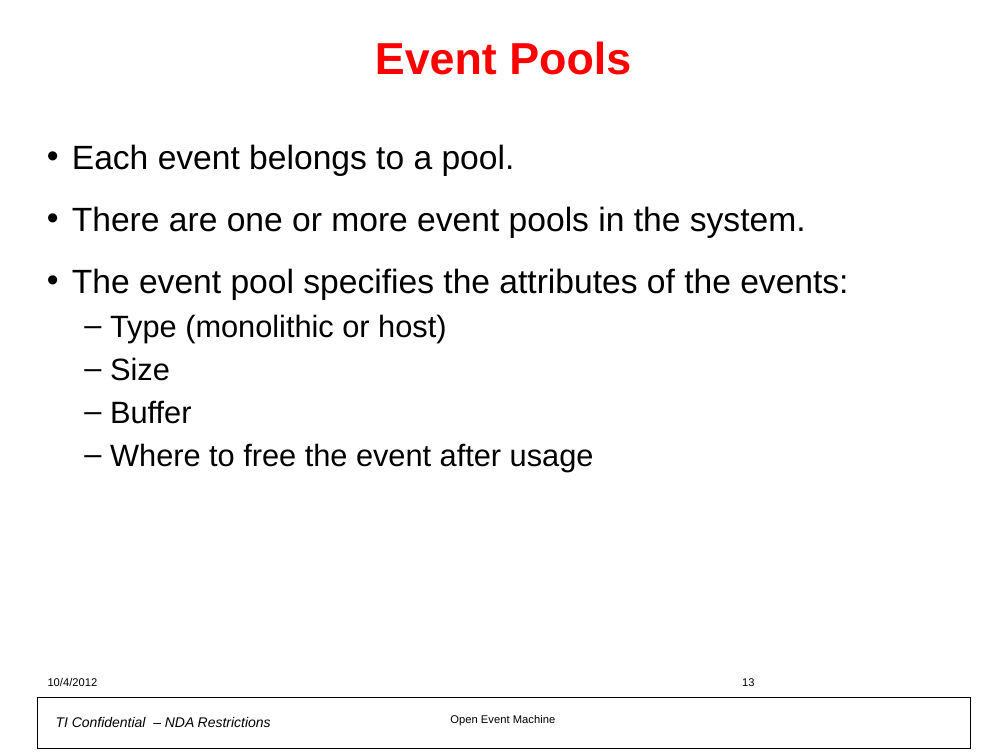
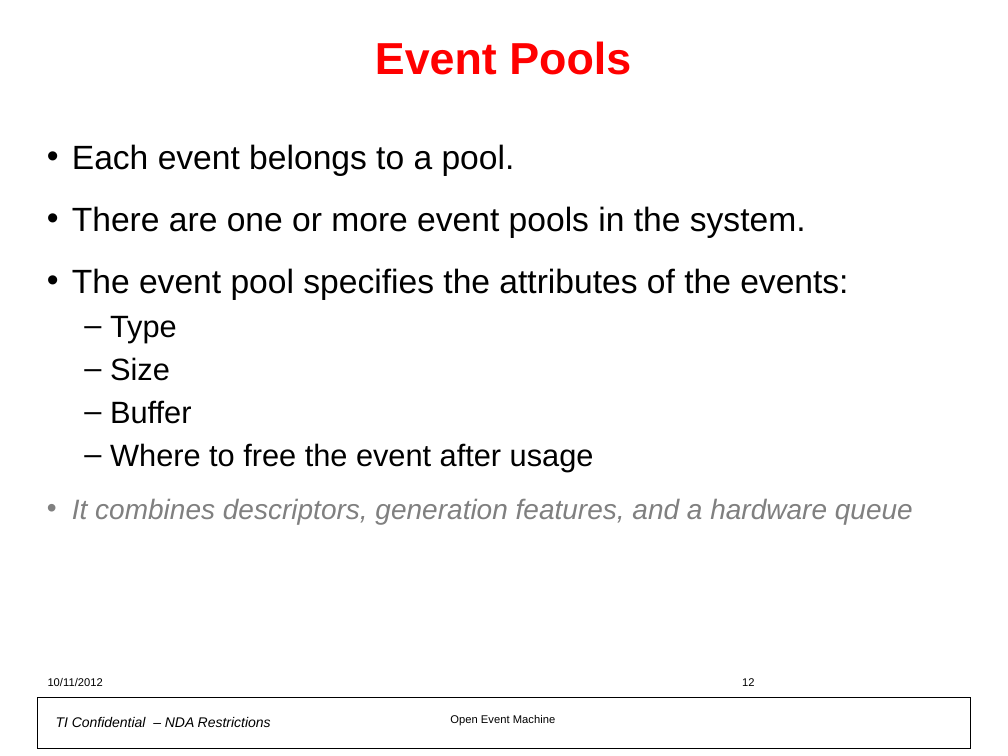
Before and after one commit to hari1989/keystone-workshop, a slide deck: slide 12 of preliminary/Open Event Machine.pptx (slide 13 before the commit). Drawn at 1008x756 pixels with LibreOffice and Linux fonts; fonts in the diff are those of the drawing; background and template pictures are left out. Boxes give left, top, right and bottom in pixels: in the first picture for what was removed or moved away, otherwise in the second. Text is boxed around its words. In the diff, an @@ line names an element or a change of style, - is before the commit and + after.

```diff
--- a/preliminary/Open Event Machine.pptx
+++ b/preliminary/Open Event Machine.pptx
@@ text at (110,315,177,342): text changed @@
-  – Type (monolithic or host)
+  – Type
@@ text at (72,499,913,524): paragraph added @@
+• It combines descriptors, generation features, and a hardware queue
@@ text at (48,678,103,686): text changed @@
-10/4/2012
+10/11/2012
```
Also in this commit, not shown: 43 other slides changed, 7 slides added, 6 slides removed.
